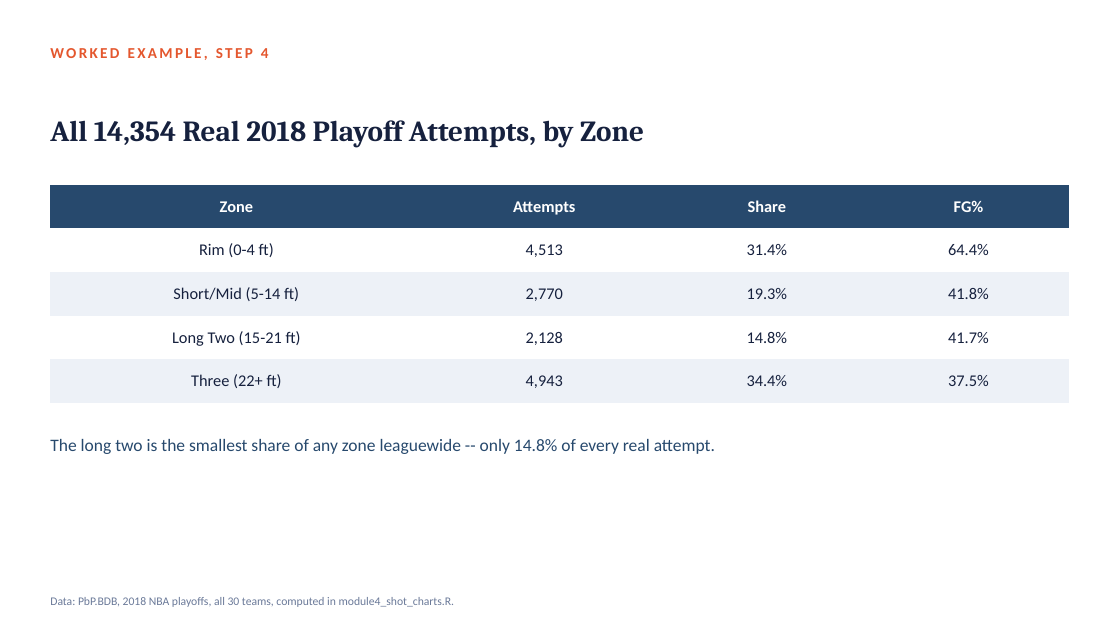
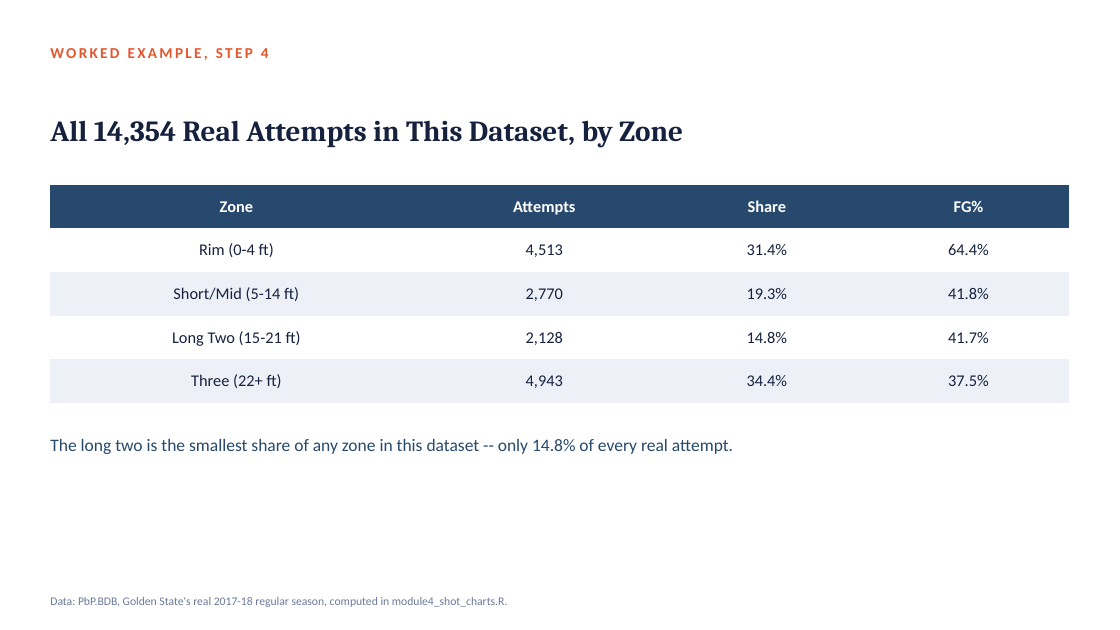
Before and after one commit to fmurital/Teaching-Curriculum, a slide deck: slide 21 of Sports-Analytics-Undergraduate/04_Shot_Charts_and_Spatial_Data/Lecture_Slides/Module04_Shot_Charts_and_Spatial_Data.pptx. Drawn at 1120x630 pixels with LibreOffice and Linux fonts; fonts in the diff are those of the drawing. Boxes give left, top, right and bottom in pixels: in the first picture for what was removed or moved away, otherwise in the second. Text is boxed around its words. In the diff, an @@ line names an element or a change of style, - is before the commit and + after.

```diff
--- a/Sports-Analytics-Undergraduate/04_Shot_Charts_and_Spatial_Data/Lecture_Slides/Module04_Shot_Charts_and_Spatial_Data.pptx
+++ b/Sports-Analytics-Undergraduate/04_Shot_Charts_and_Spatial_Data/Lecture_Slides/Module04_Shot_Charts_and_Spatial_Data.pptx
@@ text at (50, 120, 683, 148): text changed @@
-All 14,354 Real 2018 Playoff Attempts, by Zone
+All 14,354 Real Attempts in This Dataset, by Zone
@@ text at (50, 439, 733, 454): text changed @@
-The long two is the smallest share of any zone leaguewide -- only 14.8% of every real attempt.
+The long two is the smallest share of any zone in this dataset -- only 14.8% of every real attempt.
@@ text at (50, 597, 508, 607): text changed @@
-Data: PbP.BDB, 2018 NBA playoffs, all 30 teams, computed in module4_shot_charts.R.
+Data: PbP.BDB, Golden State's real 2017-18 regular season, computed in module4_shot_charts.R.
```
Also in this commit, not shown: 18 other slides changed, 7 other files.
